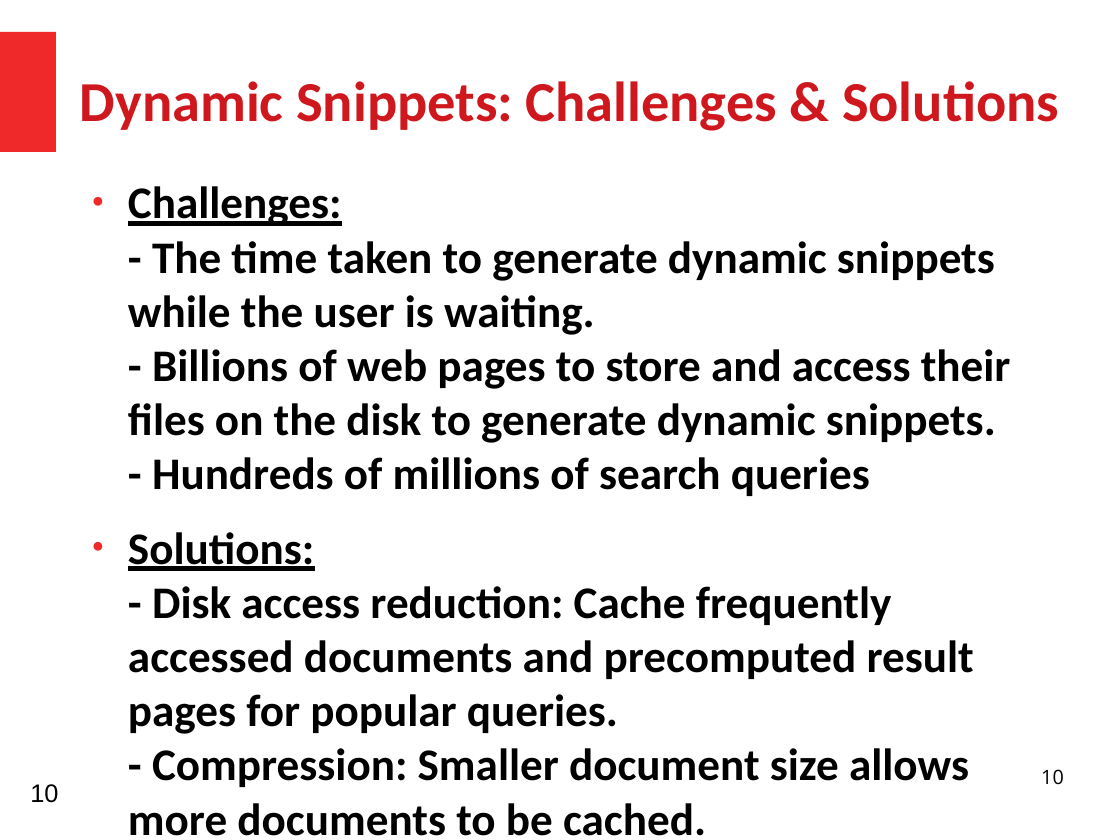
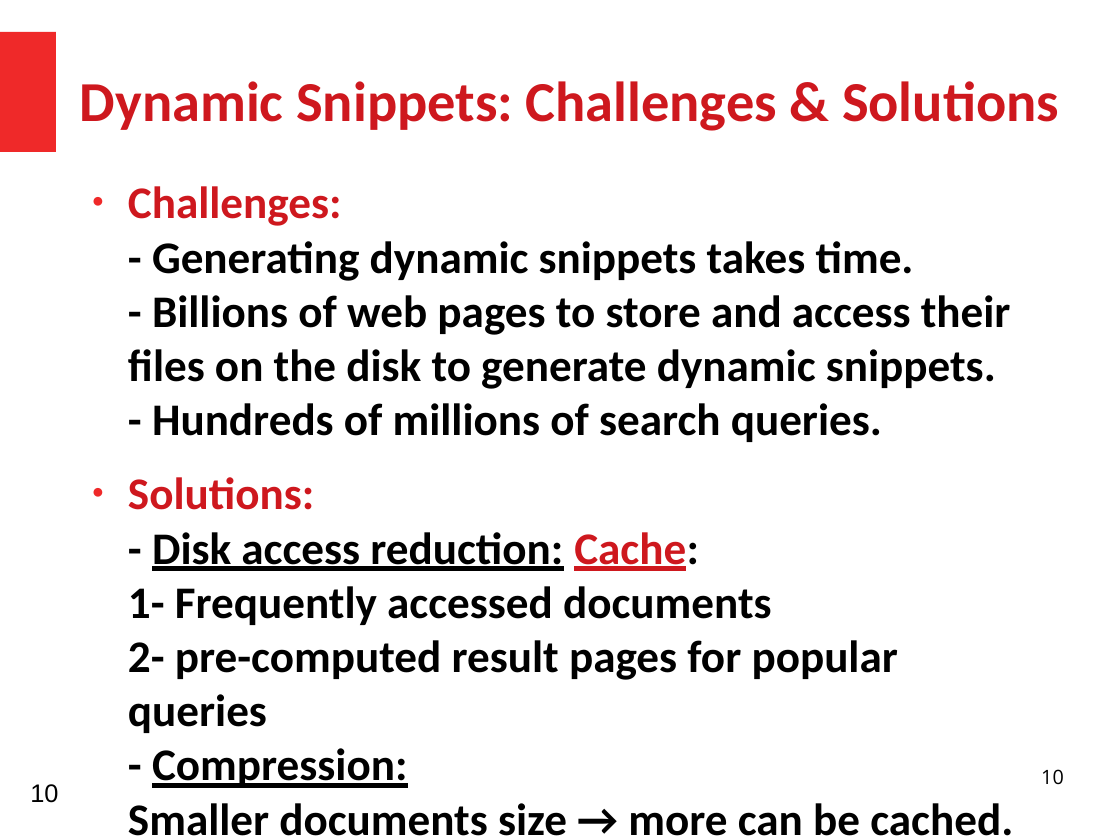
Before and after one commit to HussamHallak/cs834-f17, a slide deck: slide 10 of assignments/P3/P3.odp. Drawn at 1120x840 pixels with LibreOffice and Linux fonts; fonts in the diff are those of the drawing. Boxes give left, top, right and bottom in pixels: in the first picture for what was removed or moved away, otherwise in the second. Text is boxed around its words. In the diff, an @@ line names an element or a change of style, - is before the commit and + after.

```diff
--- a/assignments/P3/P3.odp
+++ b/assignments/P3/P3.odp
@@ text at <box>128,186,1013,836</box>: text changed @@
-● Challenges:
-  - The time taken to generate dynamic snippets while the user is waiting.
-  - Billions of web pages to store and access their files on the disk to generate dynamic snippets.
-  - Hundreds of millions of search queries
-● Solutions:
-  - Disk access reduction: Cache frequently accessed documents and precomputed result pages for popular queries.
-  - Compression: Smaller document size allows more documents to be cached.
-  - Compaction: Only cache the important part of the document.
+● Challenges:
+  - Generating dynamic snippets takes time.
+  - Billions of web pages to store and access their files on the disk to generate dynamic snippets.
+  - Hundreds of millions of search queries.
+● Solutions:
+  - Disk access reduction: Cache:
+  1- Frequently accessed documents
+  2- pre-computed result pages for popular queries
+  - Compression:
+  Smaller documents size → more can be cached.
+  - Compaction:
+  Only cache the important part of the document.
```
Also in this commit, not shown: 36 other slides changed, 2 slides added, 1 slide removed, 1 other file.
